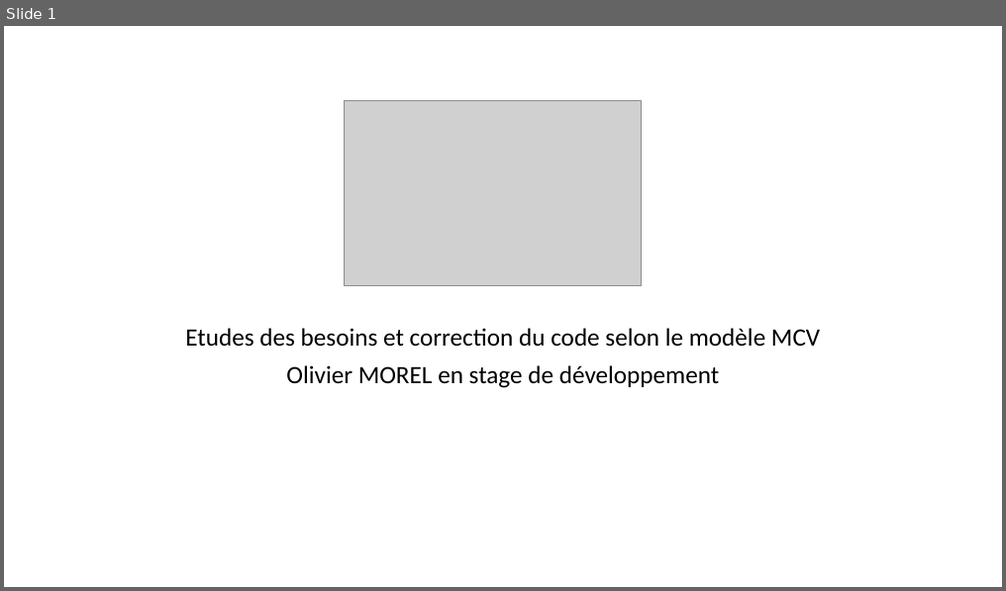
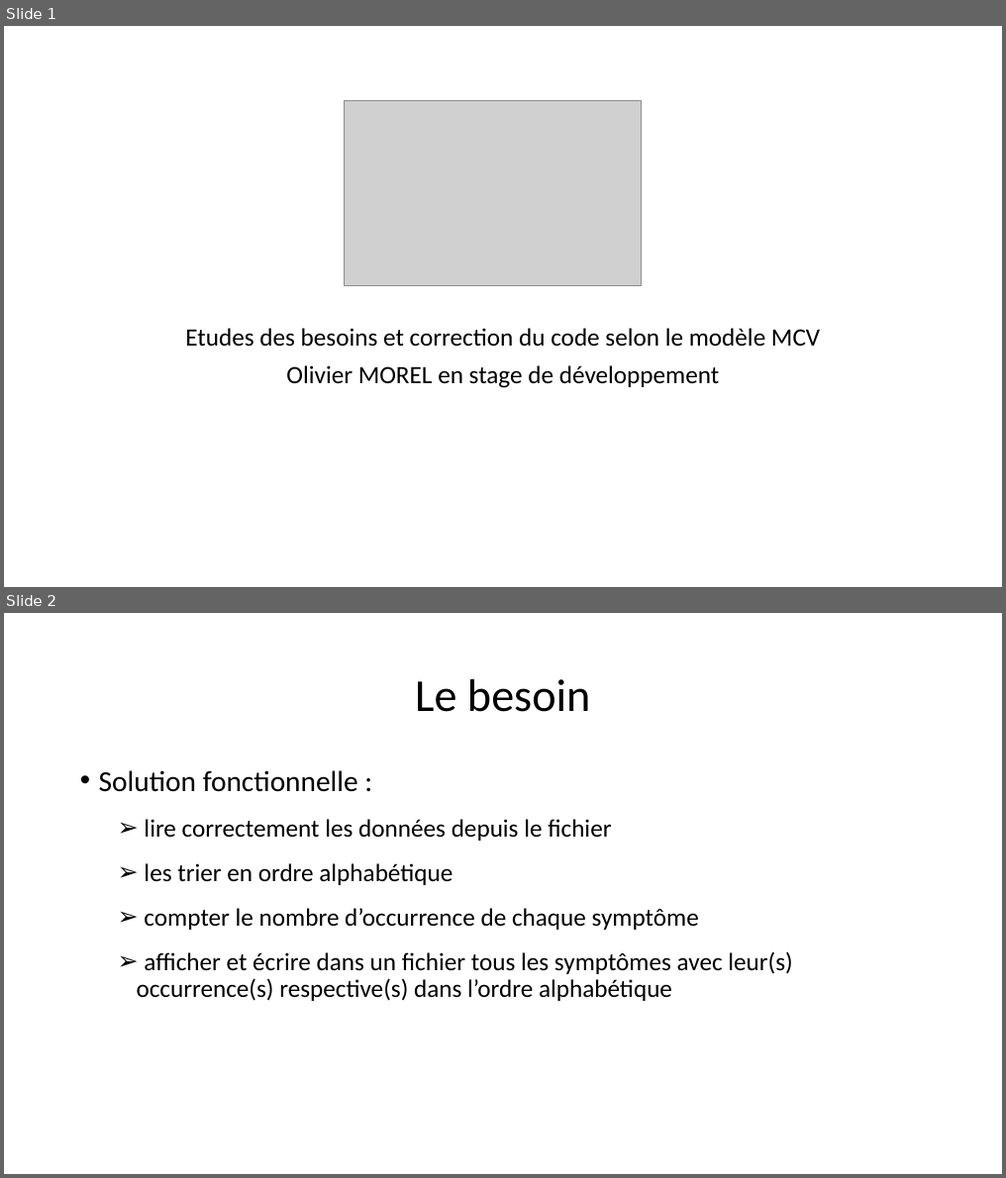
Before and after one commit to emmo78/Project_DA_Java_EN_Come_to_the_Rescue_of_a_Java_Application, a slide deck: PresentationOlivierMOREL.pptx. Shown one above the other, each under a label of ours: slide 1 before the commit, slides 1 and 2 after it. The pictures are 1006x591 and 1006x1178 pixels, drawn with LibreOffice and Linux fonts; fonts in the diff are those of the drawing; grey boxes stand for pictures. Boxes give left, top, right and bottom in pixels: in the first picture for what was removed or moved away, otherwise in the second. Text is boxed around its words. In the diff, an @@ line names an element or a change of style, - is before the commit and + after.

```diff
--- a/PresentationOlivierMOREL.pptx
+++ b/PresentationOlivierMOREL.pptx
@@ slide 2 added at (x1=4, y1=613, x2=1002, y2=1174), background #FFFFFF @@
@@ title added at (x1=415, y1=679, x2=590, y2=712), 44 pt, text #000000 @@
+Le besoin
@@ text added at (x1=99, y1=770, x2=792, y2=1001), 24 pt, text #000000 @@
+• Solution fonctionnelle :
+  ➢ lire correctement les données depuis le fichier
+  ➢ les trier en ordre alphabétique
+  ➢ compter le nombre d’occurrence de chaque symptôme
+  ➢ afficher et écrire dans un fichier tous les symptômes avec leur(s) occurrence(s) respective(s) dans l’ordre alphabétique
```
Also in this commit, not shown: 5 slides changed, 5 other slides added, 6 slides removed.
